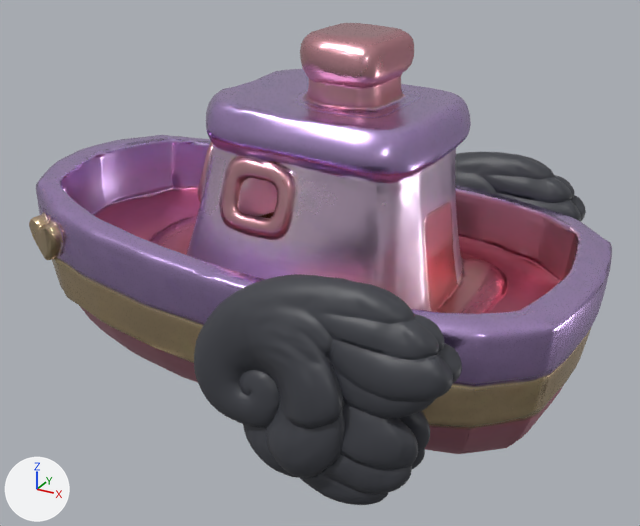
The glTF model public/models/cosmic-boat.glb: old version first, new version second.
Camera for both pictures: a camera (50 mm lens) standing at (1.345, -2.335, 0.979) and looking at (0.081, -0.037, -0.171). Lighting does not change. The marker at lower left points along +X, +Y and +Z. The older version comes first. Where no turn or scale is listed for an object, it has been applied to the vertices.

Script lines for the objects in view, before the commit:
```python
ob_mesh_0 = bpy.data.objects.new('Mesh_0', me_mesh_0)
ob_mesh_0.location = (-0.955, 0.56, -0.573)
ob_mesh_0_001 = bpy.data.objects.new('Mesh_0.001', me_mesh_0_001)
ob_mesh_0_001.location = (0.0, 0.746, -0.535)
ob_mesh_0_002 = bpy.data.objects.new('Mesh_0.002', me_mesh_0_002)
ob_mesh_0_002.location = (0.0, -0.469, -0.535)
```
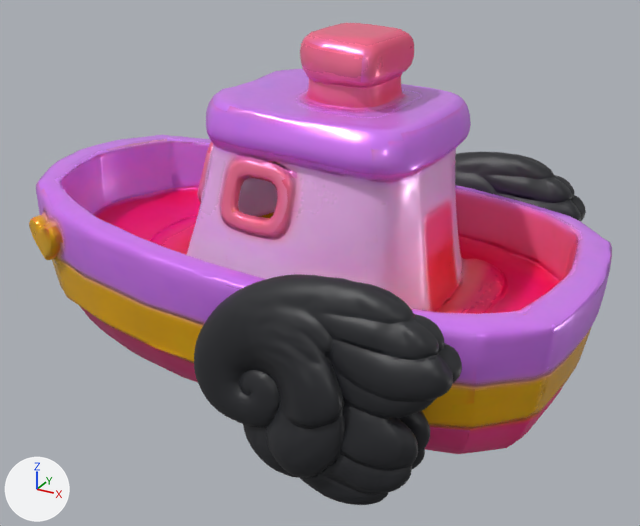
Commit message: Colorful Boat

Pixel boxes [x1, y1, x2, y2] of what changed, in the pictures (640 x 526 px):
```json
{"object": "Mesh_0", "change": "surface changed", "before": [29, 23, 612, 454], "after": [29, 23, 612, 454]}
{"object": "Mesh_0.002", "change": "recoloured", "before": [194, 274, 462, 505], "after": [194, 274, 462, 505]}
{"object": "Mesh_0.001", "change": "recoloured", "before": [455, 152, 586, 273], "after": [455, 152, 586, 273]}
```

Scene script edits in JSON lines:
```json
{"op": "add", "block": "img_baked_basecolor_dusty2", "code": ["img_baked_basecolor_dusty2 = load_image('Baked_BaseColor_dusty2', '_unpacked/Baked_BaseColor_dusty2', 2048, 2048, 'sRGB')"]}
{"block": "mat_material_0_001", "where": "n5 = _N.new('ShaderNodeTexImage'); n5.name = 'Image Texture.001'"}
{"op": "set", "path": "n5.image", "old": "img_baked_basecolor_dusty", "new": "img_baked_basecolor_dusty2"}
{"op": "add", "block": "mat_material_0_001", "code": "n16 = _N.new('ShaderNodeMath'); n16.name = 'Math'"}
{"op": "add", "block": "mat_material_0_001", "code": "n16.operation = 'MULTIPLY'"}
{"op": "add", "block": "mat_material_0_001", "code": "n16.inputs[1].default_value = 0.2  # 'Value'"}
{"block": "mat_material_0_001", "where": "n8 = _N.new('ShaderNodeSeparateColor'); n8.name = 'Separate Color'"}
{"block": "mat_material_0_001", "where": "n0 = _N.new('ShaderNodeBsdfPrincipled'); n0.name = 'Principled BSDF'"}
{"op": "remove", "block": "mat_material_0_001", "code": "_L.new(n8.outputs[2], n0.inputs[1])  # 'Blue' to 'Metallic'"}
{"op": "add", "block": "mat_material_0_001", "code": "_L.new(n16.outputs[0], n0.inputs[1])  # 'Value' to 'Metallic'"}
{"op": "add", "block": "mat_material_0_001", "code": "_L.new(n8.outputs[2], n16.inputs[0])  # 'Blue' to 'Value'"}
{"block": "mat_material_0_003", "where": "n0 = _N.new('ShaderNodeBsdfPrincipled'); n0.name = 'Principled BSDF'"}
{"op": "set", "path": "n0.inputs[0].default_value", "old": "(0.0499, 0.0527, 0.0648, 1.0)", "new": "(0.0195, 0.0205, 0.0247, 1.0)", "note": "'Base Color', dark grey #3f4148 -> 'Base Color', black #26272c"}
```
